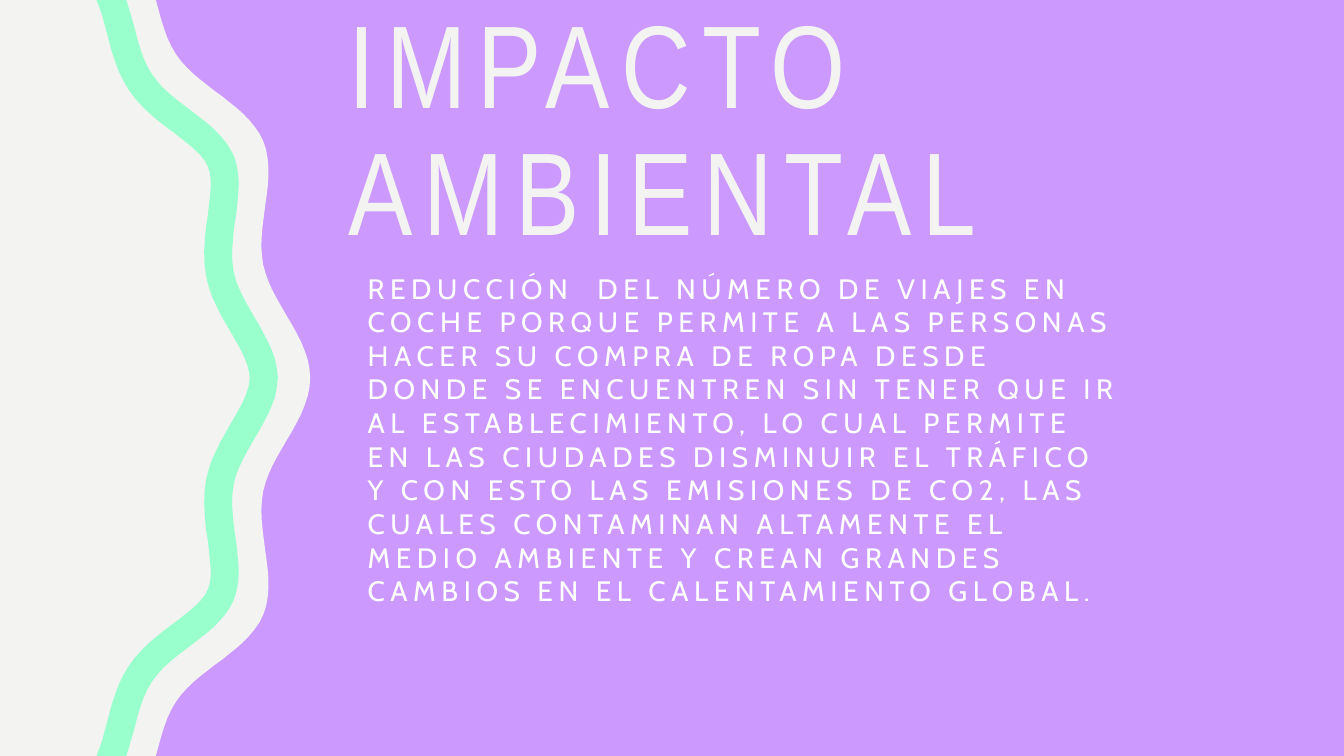
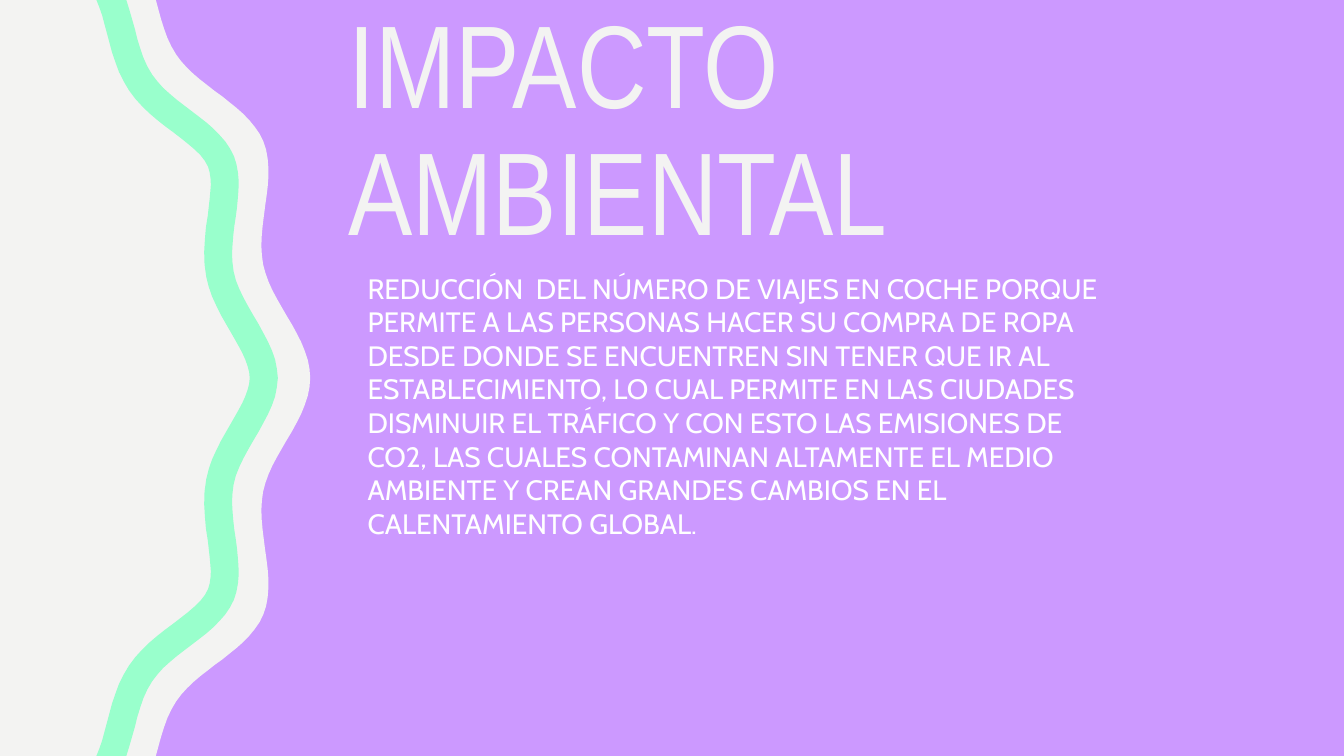
Before and after one commit to Juanito98/Colors, a slide deck: slide 14 of Presentacion.pptx. Drawn at 1344x756 pixels with LibreOffice and Linux fonts; fonts in the diff are those of the drawing. Boxes give left, top, right and bottom in pixels: in the first picture for what was removed or moved away, otherwise in the second. Text is boxed around its words. In the diff, an @@ line names an element or a change of style, - is before the commit and + after.

```diff
--- a/Presentacion.pptx
+++ b/Presentacion.pptx
@@ title "IMPACTO AMBIENTAL" at [348, 26, 887, 235]: letter spacing 8 to 0 pt @@
@@ text "REDUCCIÓN DEL NÚMERO DE VIAJES ..." at [368, 275, 1097, 534]: letter spacing 4 to 0 pt; less space between paragraphs @@
```
Also in this commit, not shown: 11 other slides changed, 2 slides added, 2 slides removed.
